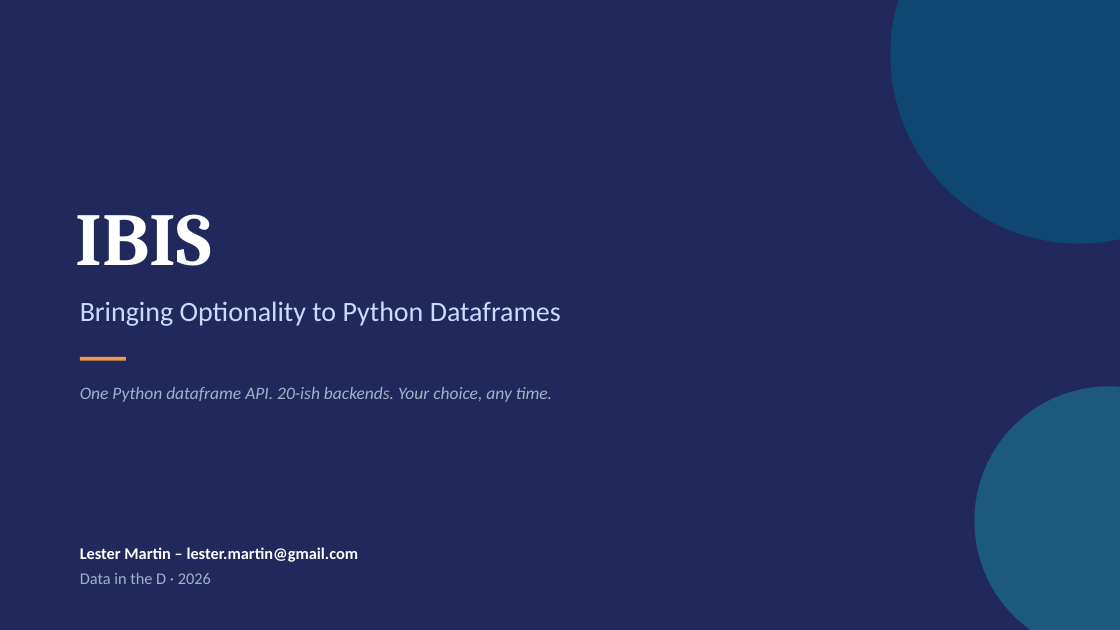
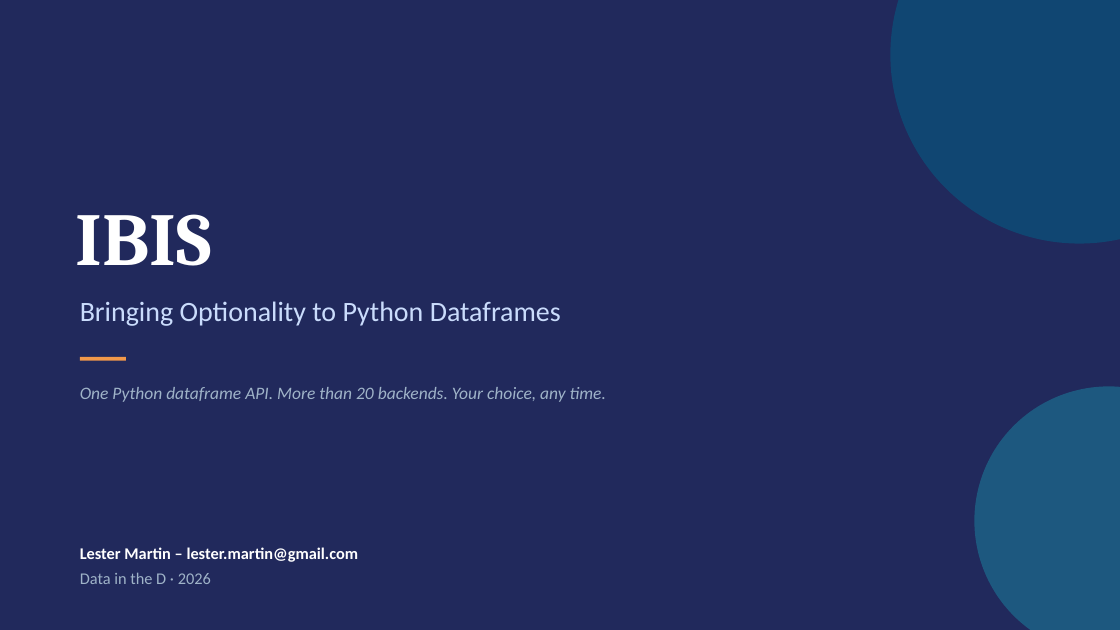
Before and after one commit to lestermartin/ibis-optionality, a slide deck: slide 1 of slides/ibis-optionality-slides.pptx. Drawn at 1120x630 pixels with LibreOffice and Linux fonts; fonts in the diff are those of the drawing. Boxes give left, top, right and bottom in pixels: in the first picture for what was removed or moved away, otherwise in the second. Text is boxed around its words. In the diff, an @@ line names an element or a change of style, - is before the commit and + after.

```diff
--- a/slides/ibis-optionality-slides.pptx
+++ b/slides/ibis-optionality-slides.pptx
@@ text at [80, 387, 606, 402]: text changed @@
-One Python dataframe API. 20-ish backends. Your choice, any time.
+One Python dataframe API. More than 20 backends. Your choice, any time.
```
Also in this commit, not shown: 9 other slides changed, 2 slides added, 2 other files.
